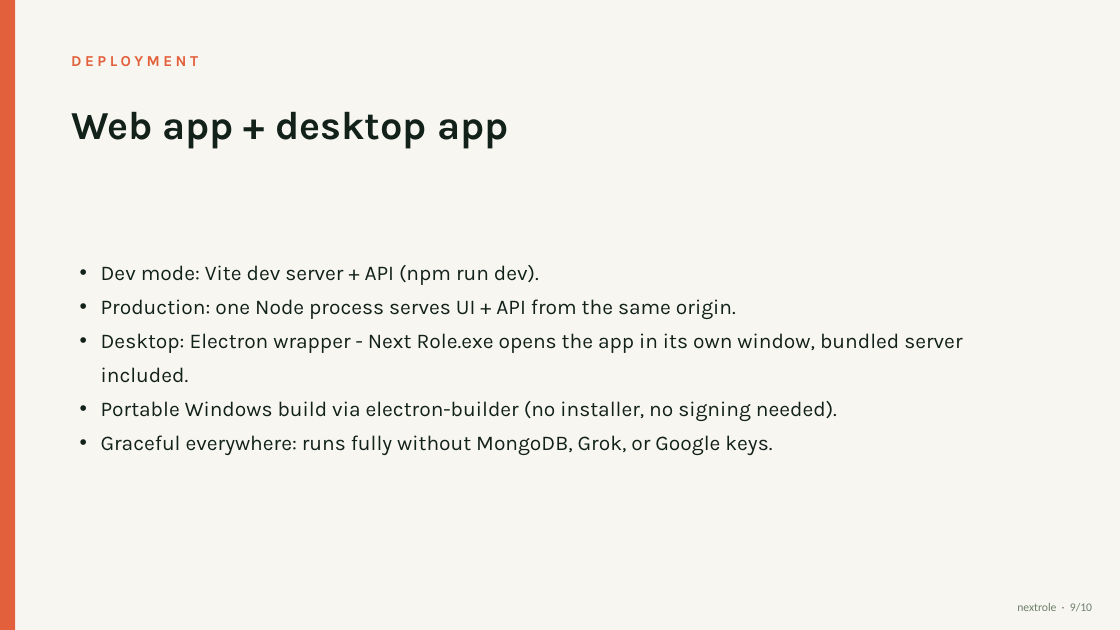
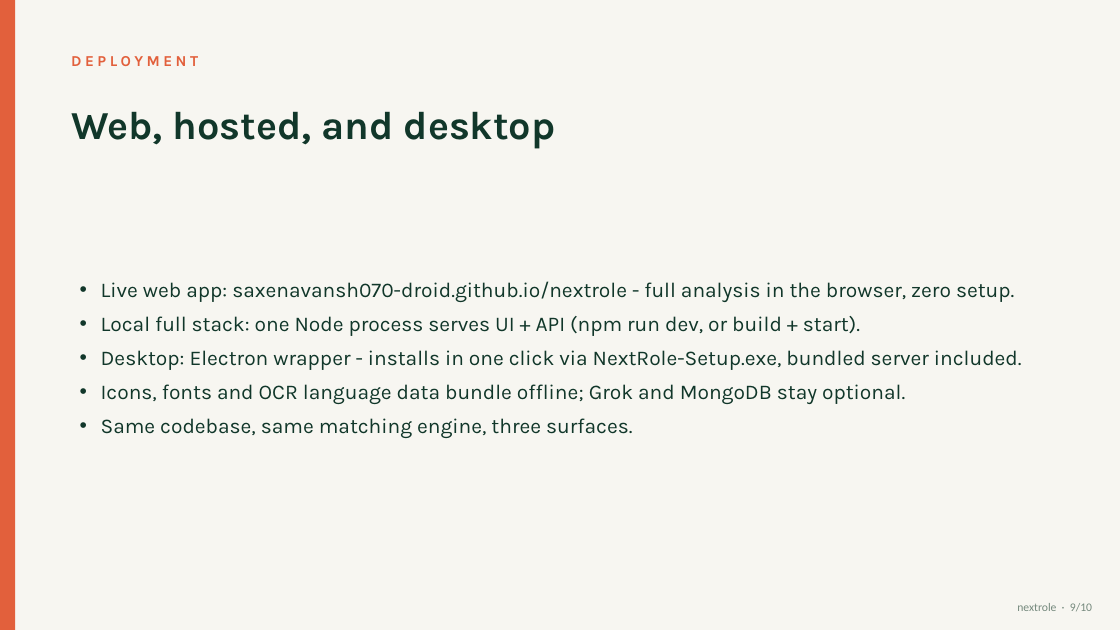
Before and after one commit to saxenavansh070-droid/nextrole, a slide deck: slide 9 of docs/NextRole-Presentation.pptx. Drawn at 1120x630 pixels with LibreOffice and Linux fonts; fonts in the diff are those of the drawing. Boxes give left, top, right and bottom in pixels: in the first picture for what was removed or moved away, otherwise in the second. Text is boxed around its words. In the diff, an @@ line names an element or a change of style, - is before the commit and + after.

```diff
--- a/docs/NextRole-Presentation.pptx
+++ b/docs/NextRole-Presentation.pptx
@@ text at (71,111,556,149): text changed; text colour #13211B to #11372A @@
-Web app + desktop app
+Web, hosted, and desktop
@@ text at (101,281,1022,438): text changed; text colour #13211B to #11372A @@
-• Dev mode: Vite dev server + API (npm run dev).
-• Production: one Node process serves UI + API from the same origin.
-• Desktop: Electron wrapper - Next Role.exe opens the app in its own window, bundled server included.
-• Portable Windows build via electron-builder (no installer, no signing needed).
-• Graceful everywhere: runs fully without MongoDB, Grok, or Google keys.
+• Live web app: saxenavansh070-droid.github.io/nextrole - full analysis in the browser, zero setup.
+• Local full stack: one Node process serves UI + API (npm run dev, or build + start).
+• Desktop: Electron wrapper - installs in one click via NextRole-Setup.exe, bundled server included.
+• Icons, fonts and OCR language data bundle offline; Grok and MongoDB stay optional.
+• Same codebase, same matching engine, three surfaces.
@@ text "nextrole · 9/10" at (1017,603,1092,611): text colour #6C7F6B to #75897D @@
```
Also in this commit, not shown: 9 other slides changed.
